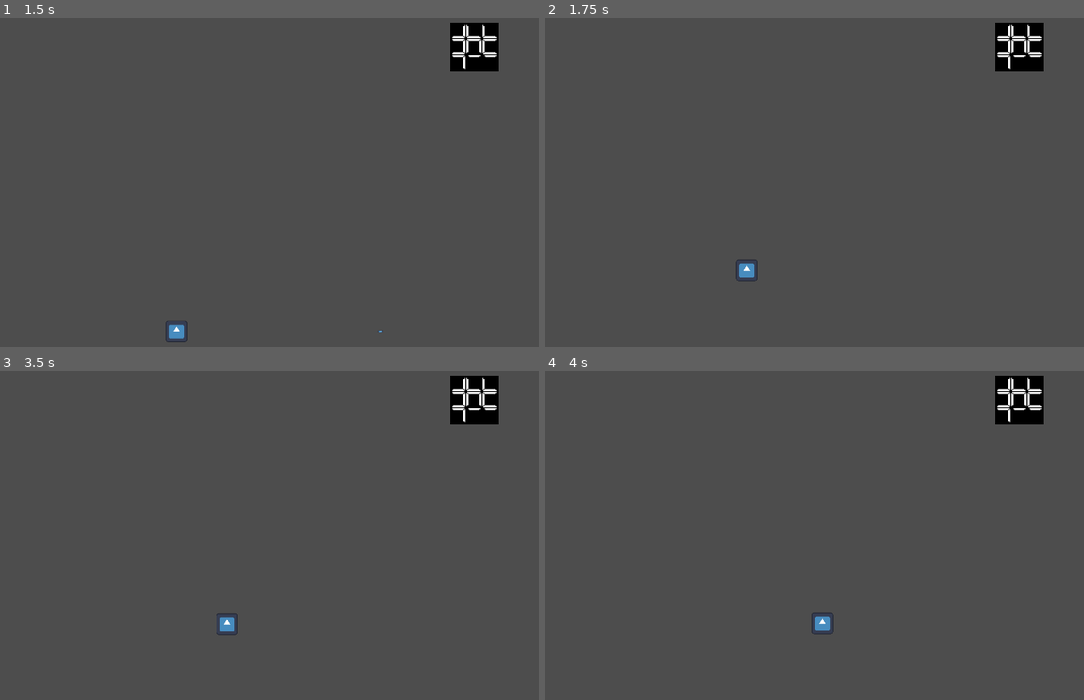
Above: before the commit, frames 1-4 (two rows, left to right).
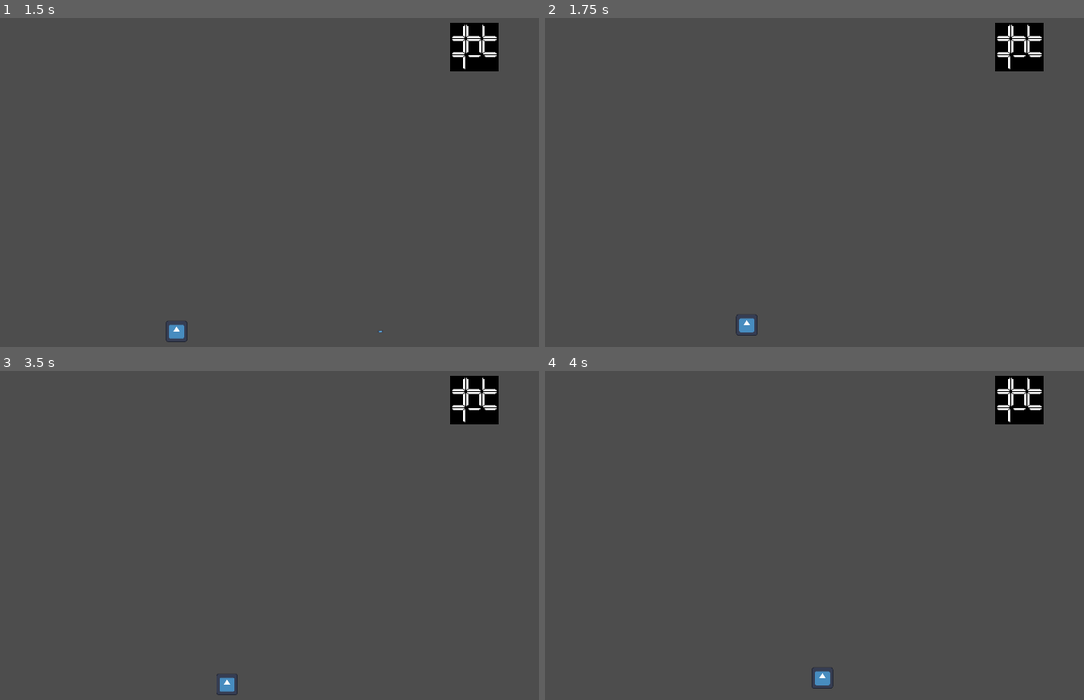
Above: after the commit, the same moments.

Repository: bkerz/shooter
Game: Godot game, scene res://main.tscn
Two runs of this game, one before a commit and one after it. Both use one fixed random seed, a clock stepped at 60 frames per second and the inputs below. The engine's default icon, where the game draws it, is replaced by a stand-in: a white triangle on a blue panel in a dark square.
Inputs:
- Up to frame 1 (1.5 s): tap Enter (ui_accept) at 0.5, 0.77 s; hold Right (ui_right) from 0.53 s (still down); tap J (shoot) at 0.6, 1.35 s
- Up to frame 2 (1.75 s): keep holding Right (ui_right); tap Enter (ui_accept) at 1.52 s
- Up to frame 3 (3.5 s): release Right (ui_right) at 2.03 s; hold Left (ui_left) 2.03-2.78 s; tap J (shoot) at 2.1, 2.85 s; hold Right (ui_right) from 2.78 s (still down); tap Enter (ui_accept) at 3.02 s
- Up to frame 4 (4 s): keep holding Right (ui_right); tap J (shoot) at 3.6 s; tap Enter (ui_accept) at 3.77 s

Frame 1 is identical in both runs. In frame 2, 0.3% of the frame differs, in the area x 35-40%, y 73-97%; in frame 3, 0.3%; in frame 4, 0.3%.
Error before the commit: Invalid assignment of property or key 'visible' with value of type 'bool' on a base object of type 'null instance'. (res://level.gd:14)

Commit message:
feat: add platforms to levels to reach top door

Diff:
--- a/level.tscn
+++ b/level.tscn
@@ -6,11 +6,11 @@
 [sub_resource type="RectangleShape2D" id="RectangleShape2D_7vaij"]
 size = Vector2(1920, 63)
 
+[sub_resource type="RectangleShape2D" id="RectangleShape2D_ww0a8"]
+size = Vector2(345, 20)
+
 [node name="Level" type="Node2D" groups=["level"]]
 script = ExtResource("1_1eic6")
-
-[node name="Door" parent="." instance=ExtResource("3_uhx8u")]
-position = Vector2(1869, 953)
 
 [node name="StaticBody2D" type="StaticBody2D" parent="."]
 
@@ -39,4 +39,57 @@
 rotation = 1.5708
 shape = SubResource("RectangleShape2D_7vaij")
 
-[connection signal="leave" from="Door" to="." method="_on_door_leave"]
+[node name="DoorRight" parent="." instance=ExtResource("3_uhx8u")]
+position = Vector2(1869, 953)
+
+[node name="DoorLeft" parent="." instance=ExtResource("3_uhx8u")]
+position = Vector2(4, 953)
+
+[node name="DoorTop" parent="." instance=ExtResource("3_uhx8u")]
+position = Vector2(959, 62)
+rotation = 1.5708
+
+[node name="DoorBottom" parent="." instance=ExtResource("3_uhx8u")]
+position = Vector2(960, 1004)
+rotation = 1.5708
+
+[node name="StaticBody2D5" type="StaticBody2D" parent="."]
+
+[node name="CollisionShape2D" type="CollisionShape2D" parent="StaticBody2D5"]
+position = Vector2(985, 868)
+shape = SubResource("RectangleShape2D_ww0a8")
+
+[node name="StaticBody2D6" type="StaticBody2D" parent="."]
+position = Vector2(278, -139)
+
+[node name="CollisionShape2D" type="CollisionShape2D" parent="StaticBody2D6"]
+position = Vector2(985, 868)
+shape = SubResource("RectangleShape2D_ww0a8")
+
+[node name="StaticBody2D7" type="StaticBody2D" parent="."]
+position = Vector2(-229, -191)
+
+[node name="CollisionShape2D" type="CollisionShape2D" parent="StaticBody2D7"]
+position = Vector2(985, 868)
+shape = SubResource("RectangleShape2D_ww0a8")
+
+[node name="StaticBody2D8" type="StaticBody2D" parent="."]
+position = Vector2(262, -368)
+
+[node name="CollisionShape2D" type="CollisionShape2D" parent="StaticBody2D8"]
+position = Vector2(985, 868)
+shape = SubResource("RectangleShape2D_ww0a8")
+
+[node name="StaticBody2D9" type="StaticBody2D" parent="."]
+position = Vector2(-240, -458)
+
+[node name="CollisionShape2D" type="CollisionShape2D" parent="StaticBody2D9"]
+position = Vector2(985, 868)
+shape = SubResource("RectangleShape2D_ww0a8")
+
+[node name="StaticBody2D10" type="StaticBody2D" parent="."]
+position = Vector2(251, -635)
+
+[node name="CollisionShape2D" type="CollisionShape2D" parent="StaticBody2D10"]
+position = Vector2(985, 868)
+shape = SubResource("RectangleShape2D_ww0a8")
Not shown: 1 places in level.tscn that only renumber resources
